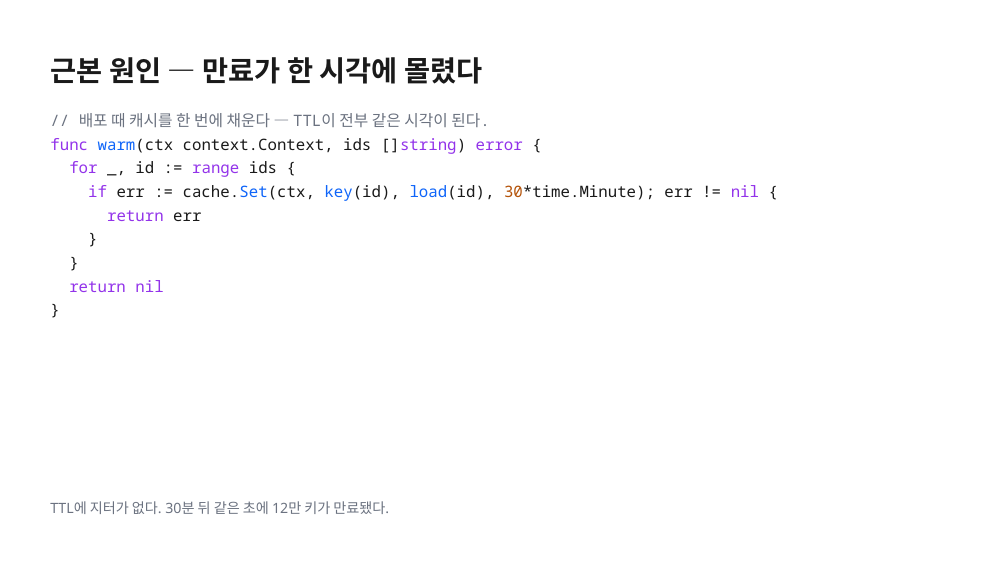
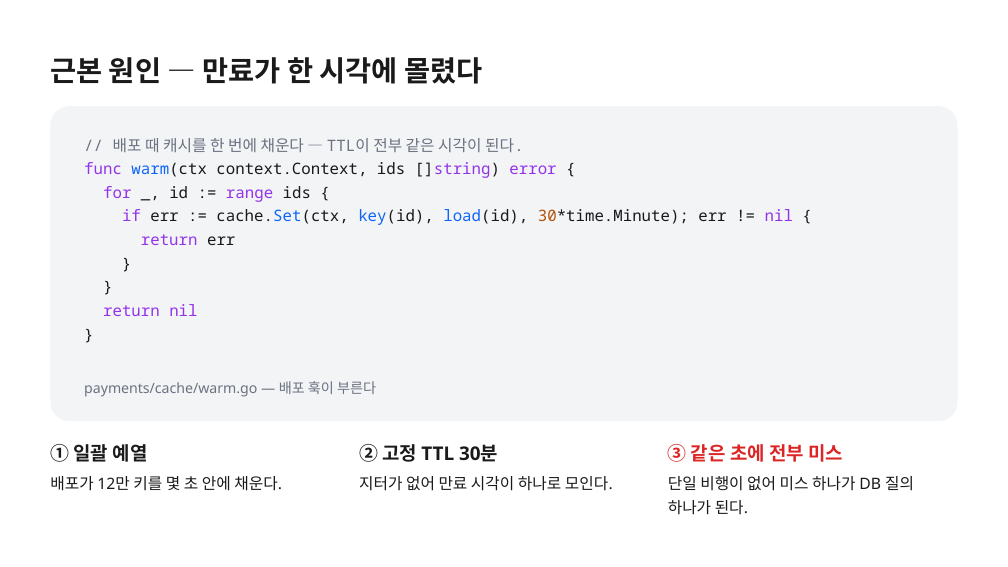
Before and after one commit to k2sebeom/balpyo, a slide deck: slide 5 of examples/showcase/decks/incident-postmortem/inc-2431-장애-회고.pptx. Drawn at 1008x567 pixels with LibreOffice and Linux fonts; fonts in the diff are those of the drawing. Boxes give left, top, right and bottom in pixels: in the first picture for what was removed or moved away, otherwise in the second. Text is boxed around its words. In the diff, an @@ line names an element or a change of style, - is before the commit and + after.

```diff
--- a/examples/showcase/decks/incident-postmortem/inc-2431-장애-회고.pptx
+++ b/examples/showcase/decks/incident-postmortem/inc-2431-장애-회고.pptx
@@ rounded rectangle added at <box>51,106,958,421</box>, fill #F3F4F6 @@
@@ text "// 배포 때 캐시를 한 ...": place and size @@
-text "// 배포 때 캐시를 한 ..." at <box>50,113,759,292</box>
+text "// 배포 때 캐시를 한 ..." at <box>84,138,793,316</box>
@@ text added at <box>84,381,376,397</box>, 13.5 pt, text #6B7280 @@
+payments/cache/warm.go — 배포 훅이 부른다
@@ text added at <box>50,444,148,462</box>, 18 pt, text #1A1A1A, bold @@
+① 일괄 예열
@@ text added at <box>359,444,498,462</box>, 18 pt, text #1A1A1A, bold @@
+② 고정 TTL 30분
@@ text added at <box>668,444,843,462</box>, 18 pt, text #DC2626, bold @@
+③ 같은 초에 전부 미스
@@ text added at <box>50,476,282,491</box>, 15 pt, text #1A1A1A @@
+배포가 12만 키를 몇 초 안에 채운다.
@@ text added at <box>359,476,613,491</box>, 15 pt, text #1A1A1A @@
+지터가 없어 만료 시각이 하나로 모인다.
@@ text added at <box>668,476,914,515</box>, 15 pt, text #1A1A1A @@
+단일 비행이 없어 미스 하나가 DB 질의 하나가 된다.
@@ text removed at <box>50,501,389,514</box> @@
-TTL에 지터가 없다. 30분 뒤 같은 초에 12만 키가 만료됐다.
```
Also in this commit, not shown: 8 other slides changed, 14 other files.
